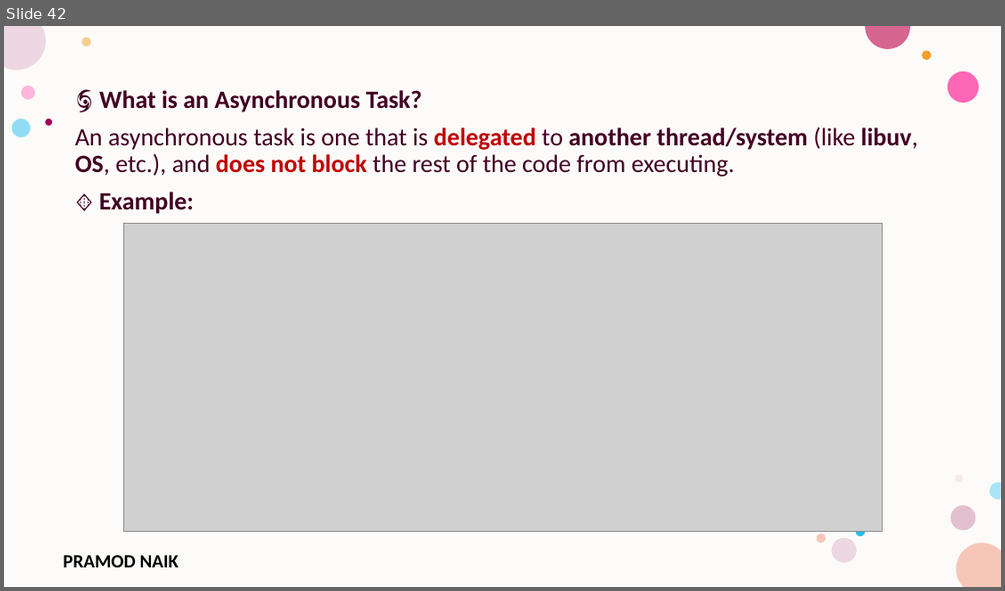
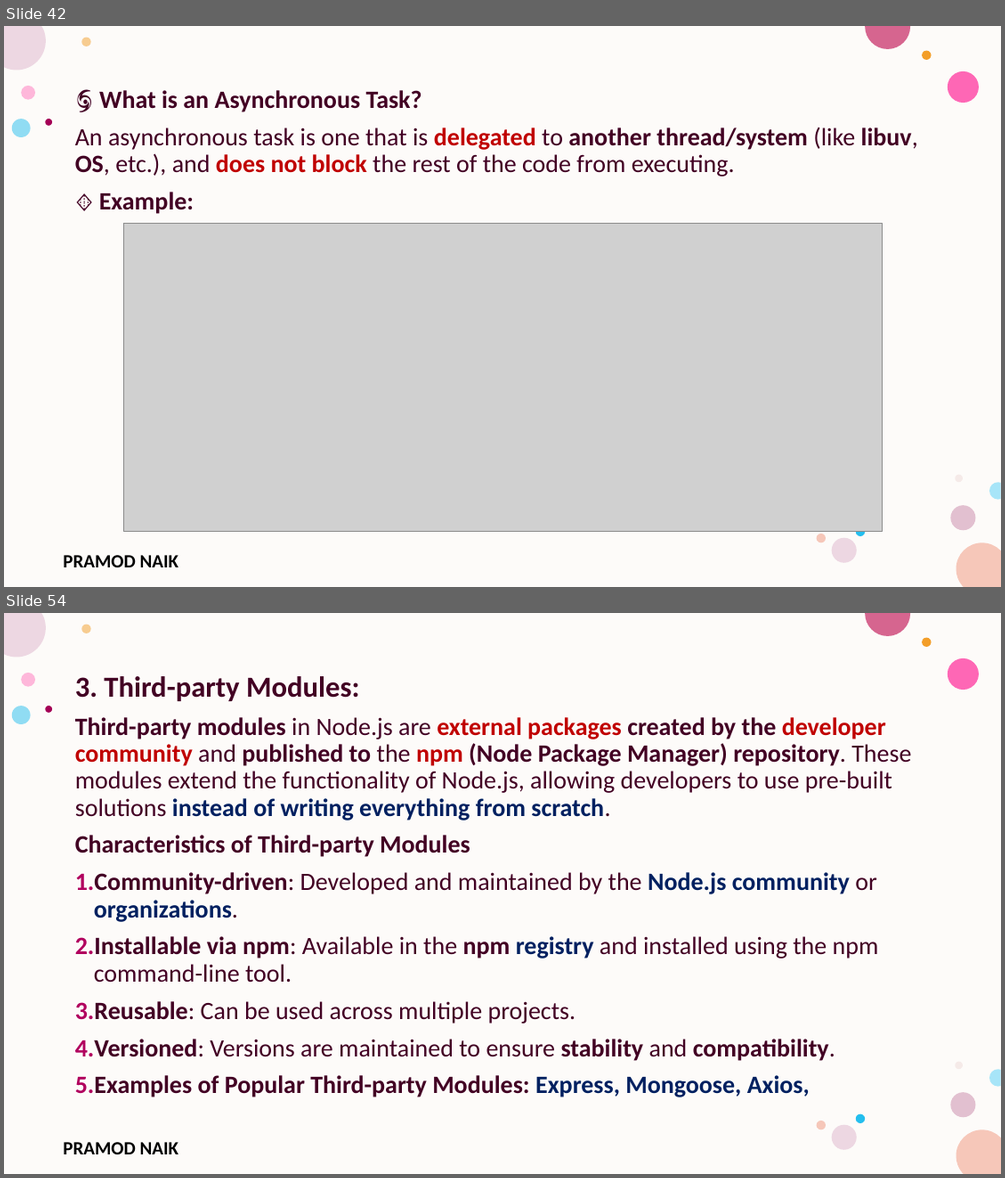
Before and after one commit to PRAMODNAIK-DEV/Node.js-Hands-on-Workshop, a slide deck: Node.js-Hands-on-Workshop 2025.pptx. Shown one above the other, each under a label of ours: slide 42 before the commit, slides 42 and 54 after it; the slides between them are not shown. The pictures are 1005x591 and 1005x1178 pixels, drawn with LibreOffice and Linux fonts; fonts in the diff are those of the drawing; grey boxes stand for pictures; background and template pictures are left out. Boxes give left, top, right and bottom in pixels: in the first picture for what was removed or moved away, otherwise in the second. Text is boxed around its words. In the diff, an @@ line names an element or a change of style, - is before the commit and + after.

```diff
--- a/Node.js-Hands-on-Workshop 2025.pptx
+++ b/Node.js-Hands-on-Workshop 2025.pptx
@@ slide 54 added at [4, 613, 1001, 1174], background #FFFFFF; not listed: 17 template elements that a slide beside it also shows @@
@@ text added at [75, 676, 911, 1097], 24 pt, text #420023, bold @@
+3. Third-party Modules:
+Third-party modules in Node.js are external packages created by the developer community and published to the npm (Node Package Manager) repository. These modules extend the functionality of Node.js, allowing developers to use pre-built solutions instead of writing everything from scratch.
+Characteristics of Third-party Modules
+1. Community-driven: Developed and maintained by the Node.js community or organizations.
+2. Installable via npm: Available in the npm registry and installed using the npm command-line tool.
+3. Reusable: Can be used across multiple projects.
+4. Versioned: Versions are maintained to ensure stability and compatibility.
+5. Examples of Popular Third-party Modules: Express, Mongoose, Axios,
```
Also in this commit, not shown: 1 slide changed, 16 other slides added, 2 slides removed.
